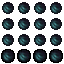
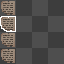
Before/after of a 64 x 64 layered artwork. What changed in the layer stack:
added group "NoteOne" with 2 layers above "LikenSphere" over [0, 1, 16, 63]
added layer "text" in group "NoteOne" over [3, 3, 13, 62]
added layer "base" in group "NoteOne" over [0, 1, 16, 63]
hid "LikenSphere" over [1, 2, 63, 63]
showed group "BG" (5 layers) over [0, 0, 64, 64]
